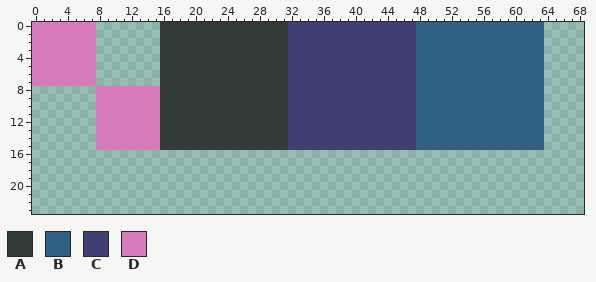
File history of a pixel-art file, assets/tileset.ase. Above, as it was before the edit.
320x320 pixels, 1 frame. Shown: x 0..68, y 0..23.
Palette (. is transparent): A #323c39  B #306082  C #3f3f74  D #d77bba
After the commit:
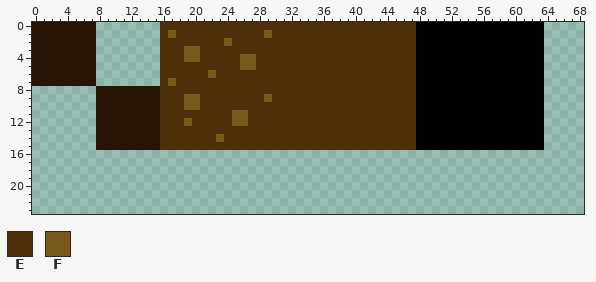
Colours new in this view: E #4f2f09  F #7a591c
Log entry: Use same palette for tiles
What changed:
colour B: #306082 -> #000000
colour D: #d77bba -> #261303
Layer "Layer 1 Copy":
y 0: x 16..47 AAAAAAAAAAAAAAAACCCCCCCCCCCCCCCC -> EEEEEEEEEEEEEEEEEEEEEEEEEEEEEEEE
y 1: x 16..47 AAAAAAAAAAAAAAAACCCCCCCCCCCCCCCC -> EFEEEEEEEEEEEFEEEEEEEEEEEEEEEEEE
y 2: x 16..47 AAAAAAAAAAAAAAAACCCCCCCCCCCCCCCC -> EEEEEEEEFEEEEEEEEEEEEEEEEEEEEEEE
y 3: x 16..47 AAAAAAAAAAAAAAAACCCCCCCCCCCCCCCC -> EEEFFEEEEEEEEEEEEEEEEEEEEEEEEEEE
y 4: x 16..47 AAAAAAAAAAAAAAAACCCCCCCCCCCCCCCC -> EEEFFEEEEEFFEEEEEEEEEEEEEEEEEEEE
y 5: x 16..47 AAAAAAAAAAAAAAAACCCCCCCCCCCCCCCC -> EEEEEEEEEEFFEEEEEEEEEEEEEEEEEEEE
y 6: x 16..47 AAAAAAAAAAAAAAAACCCCCCCCCCCCCCCC -> EEEEEEFEEEEEEEEEEEEEEEEEEEEEEEEE
y 7: x 16..47 AAAAAAAAAAAAAAAACCCCCCCCCCCCCCCC -> EFEEEEEEEEEEEEEEEEEEEEEEEEEEEEEE
y 8: x 16..47 AAAAAAAAAAAAAAAACCCCCCCCCCCCCCCC -> EEEEEEEEEEEEEEEEEEEEEEEEEEEEEEEE
y 9: x 16..47 AAAAAAAAAAAAAAAACCCCCCCCCCCCCCCC -> EEEFFEEEEEEEEFEEEEEEEEEEEEEEEEEE
y 10: x 16..47 AAAAAAAAAAAAAAAACCCCCCCCCCCCCCCC -> EEEFFEEEEEEEEEEEEEEEEEEEEEEEEEEE
y 11: x 16..47 AAAAAAAAAAAAAAAACCCCCCCCCCCCCCCC -> EEEEEEEEEFFEEEEEEEEEEEEEEEEEEEEE
y 12: x 16..47 AAAAAAAAAAAAAAAACCCCCCCCCCCCCCCC -> EEEFEEEEEFFEEEEEEEEEEEEEEEEEEEEE
y 13: x 16..47 AAAAAAAAAAAAAAAACCCCCCCCCCCCCCCC -> EEEEEEEEEEEEEEEEEEEEEEEEEEEEEEEE
y 14: x 16..47 AAAAAAAAAAAAAAAACCCCCCCCCCCCCCCC -> EEEEEEEFEEEEEEEEEEEEEEEEEEEEEEEE
y 15: x 16..47 AAAAAAAAAAAAAAAACCCCCCCCCCCCCCCC -> EEEEEEEEEEEEEEEEEEEEEEEEEEEEEEEE
Boxes around the changes in both pictures, in picture pixels (x1, y1, x2, y2):
changed: (32, 22, 544, 150)
